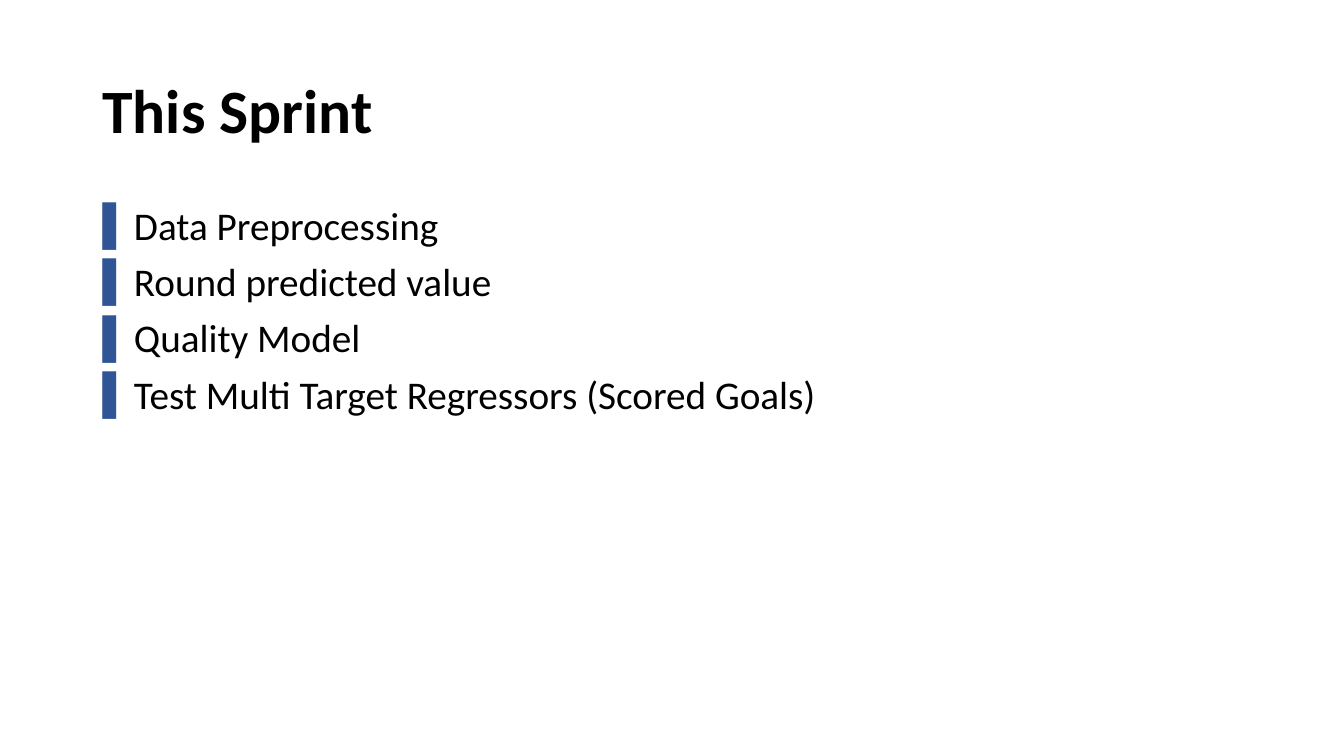
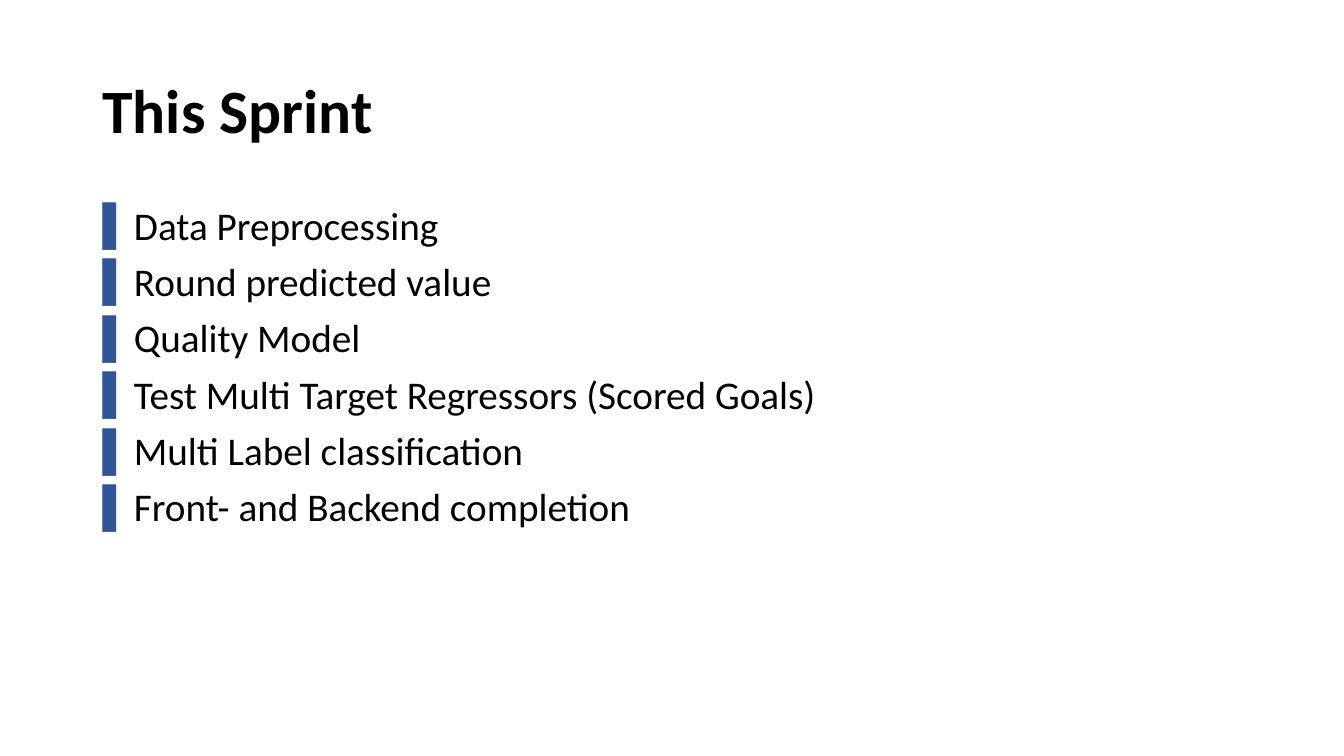
Before and after one commit to Khaledjallouli/project, a slide deck: slide 2 of Daily/sprint8/Sprint8_Review.pptx. Drawn at 1344x756 pixels with LibreOffice and Linux fonts; fonts in the diff are those of the drawing; background and template pictures are left out. Boxes give left, top, right and bottom in pixels: in the first picture for what was removed or moved away, otherwise in the second. Text is boxed around its words. In the diff, an @@ line names an element or a change of style, - is before the commit and + after.

```diff
--- a/Daily/sprint8/Sprint8_Review.pptx
+++ b/Daily/sprint8/Sprint8_Review.pptx
@@ text at [134,437,630,528]: paragraphs added @@
+▌ Multi Label classification
+▌ Front- and Backend completion
```
Also in this commit, not shown: 1 other slide changed, 2 slides added.
